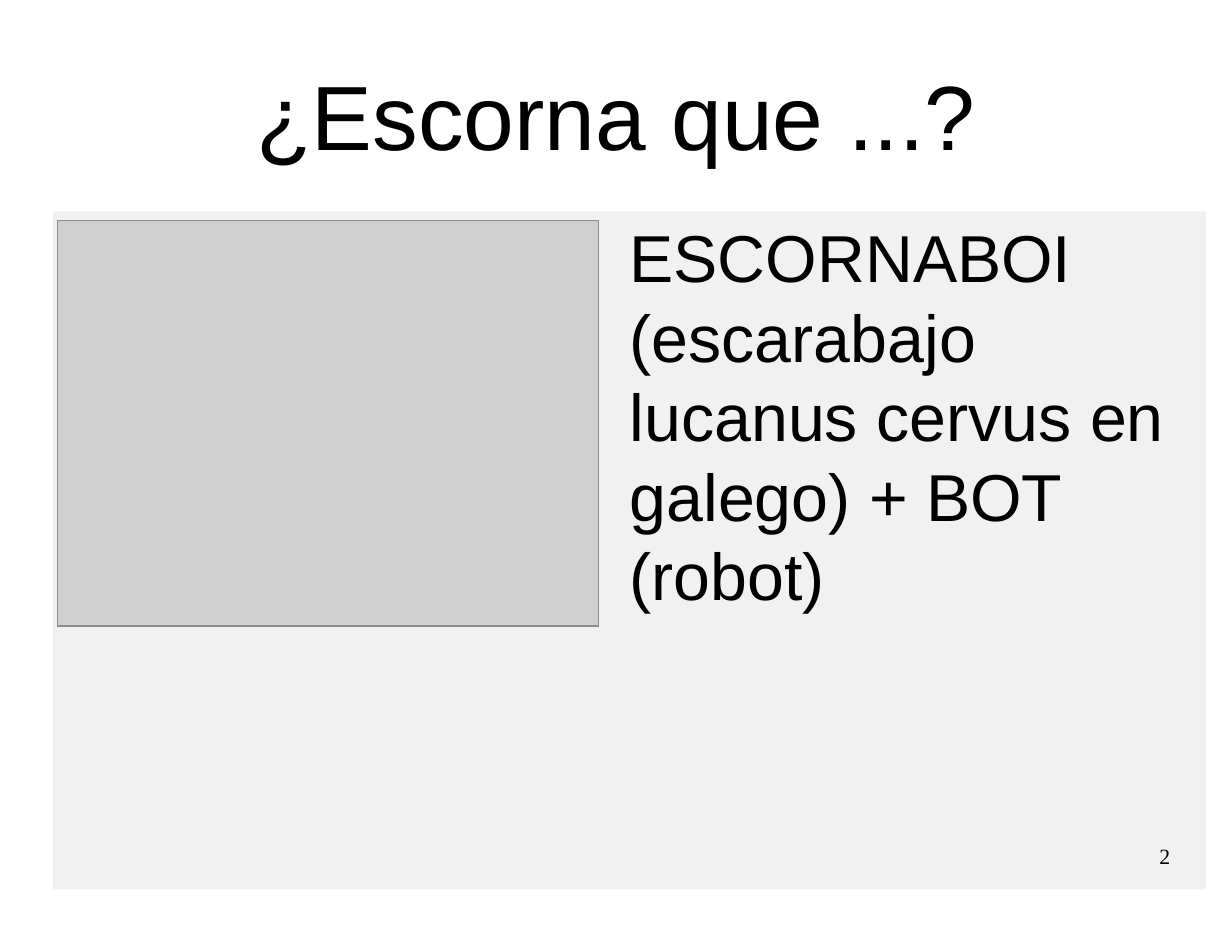
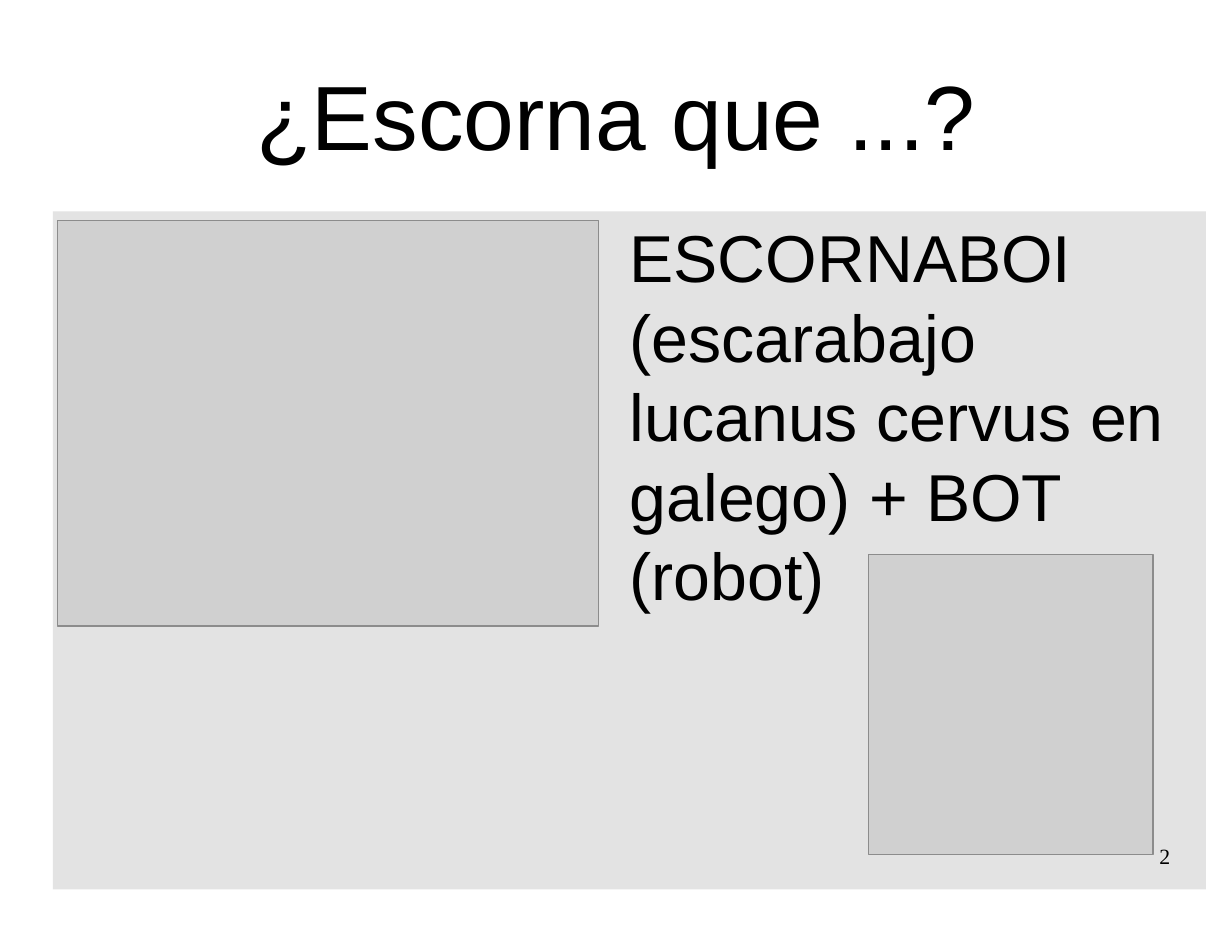
Before and after one commit to pedroruizf/taller_escornabot, a slide deck: slide 2 of presentacion_taller_escornabot.odp. Drawn at 1232x925 pixels with LibreOffice and Linux fonts; fonts in the diff are those of the drawing; grey boxes stand for pictures; background and template pictures are left out. Boxes give left, top, right and bottom in pixels: in the first picture for what was removed or moved away, otherwise in the second. Text is boxed around its words. In the diff, an @@ line names an element or a change of style, - is before the commit and + after.

```diff
--- a/presentacion_taller_escornabot.odp
+++ b/presentacion_taller_escornabot.odp
@@ rectangle at [53,211,1205,889]: fill #DDDDDD at 40% opacity to #DDDDDD at 80% opacity @@
@@ picture added at [869,555,1154,854] @@
```
Also in this commit, not shown: 4 other slides changed, 1 slide added, 1 other file.
